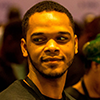
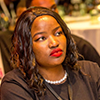
Two versions of the same layered image (100px x 100px). Layer-by-layer changes:
renamed "gdgkenyassa5" to "gdgkenyassa4", painted on it over (x1=0, y1=0, x2=100, y2=100)
